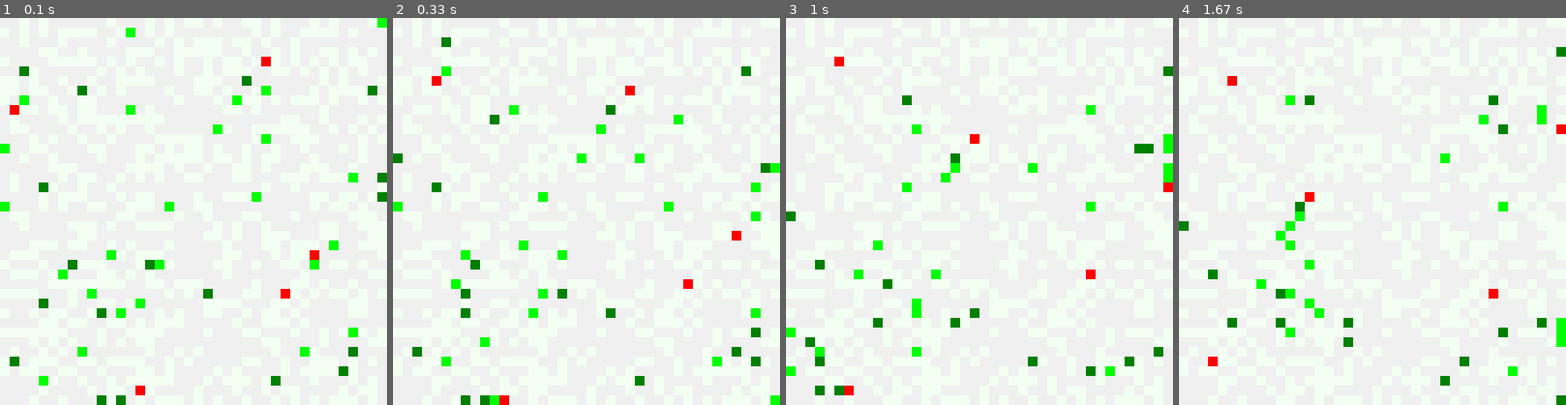
Above: before the commit, frames 1-4 (left to right).
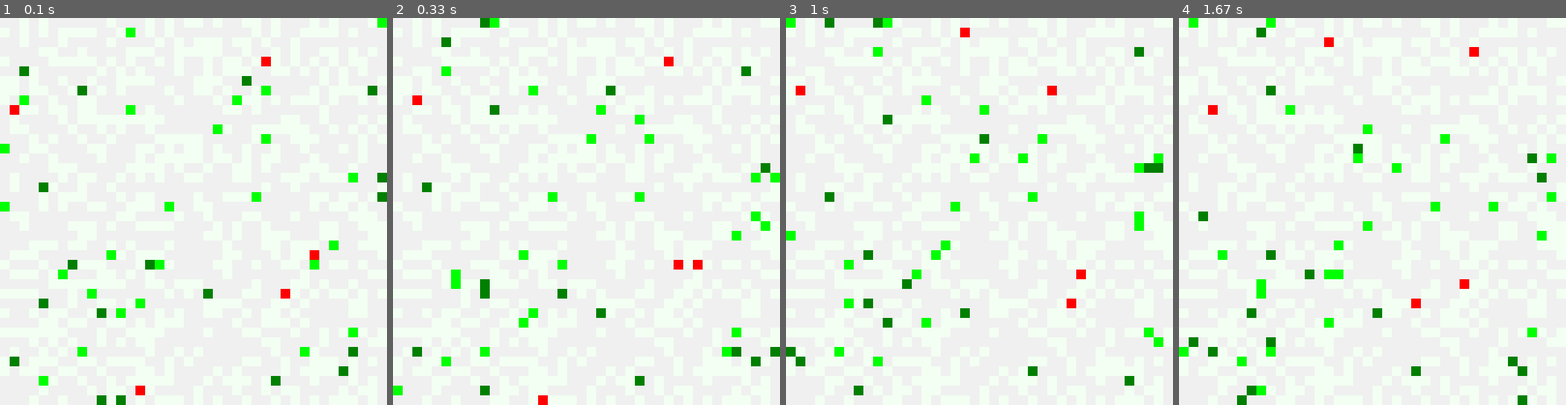
Above: after the commit, the same moments.

Repository: snisarg/263C
Game: pygame game, started from game.py
Same seed, same stepped clock (60 frames per second), same inputs: the game is played once before the commit and once after it. The source is Python 2; it was converted automatically to run under Python 3.
Inputs:
- Up to frame 1 (0.1 s): no input
- Up to frame 2 (0.33 s): no input
- Up to frame 3 (1 s): no input
- Up to frame 4 (1.67 s): no input

Frame 1 is identical in both runs. In frame 2, 4.2% of the frame differs, in the area x 0-100%, y 0-100%; in frame 3, 5.8%, in the area x 0-100%, y 0-98%; in frame 4, 5.6%.

Commit message:
Integrated States and Actions for Predators

Diff:
--- a/animat.py
+++ b/animat.py
@@ -98,13 +98,6 @@
         self.age = 0
         self.qlearn = QLearning()
 
-    def randomjump(self, list):
-            return random.choice(list)
-
-    def modulus_movement(self):
-        self.position_x %= config.grid_width()
-        self.position_y %= config.grid_height()
-
 
 # --- Easy Prey class def
 class EPrey(Animat):
@@ -185,7 +178,7 @@
         Animat.__init__(self)
         self.position = [x, y]
         self.energy = 1000
-        self.hunger_threshold = 900
+        self.hunger_threshold = 800
         self.killed = False
         self.length = 0
 
@@ -208,25 +201,31 @@
             coord = None    # No prey in sight
         else:
             coord = anim.position   # anim is in sight
-        # # Sense state and obtain action
+
         current_state = self.sense_state(anim)
         current_action = self.qlearn.choose_action(current_state)
-        # if current_action[0] == Action.MoveRandomly:
-        #     pass
-        # elif current_action[0] == Action.TowardsEasyPrey:
-        #     pass
-        # elif current_action[0] == Action.TowardsHardPrey:
-        #     pass
-
-        if coord is not None:
-            coord = normalise_distance(
-                distance_diff(self.position, coord, config.predator_range()), config.predator_range())
-        else:
+
+        if current_action[0] == Action.MoveRandomly:
             coord = random_walk()
             while grid.singleton_grid.is_obstacle(coord):
                 coord = random_walk()
+
+        elif current_action[0] == Action.TowardsEasyPrey or current_action[0] == Action.TowardsHardPrey:
+            coord = normalise_distance(
+                distance_diff(self.position, coord, config.predator_range()), config.predator_range())
+
+        elif current_action[0] == Action.SignalHelp:
+            coord = normalise_distance(
+                distance_diff(self.position, coord, config.predator_range()), config.predator_range())
+            # Signal for help!
+
+        else:
+            # Go towards the signal
+            pass
+
         grid.singleton_world.move_animat(self, coord)
 
+# -- Battle between two animats is done here!
     def act(self):
         occupants = grid.singleton_grid.get_occupants_in(self.position)
         for animat in occupants:
